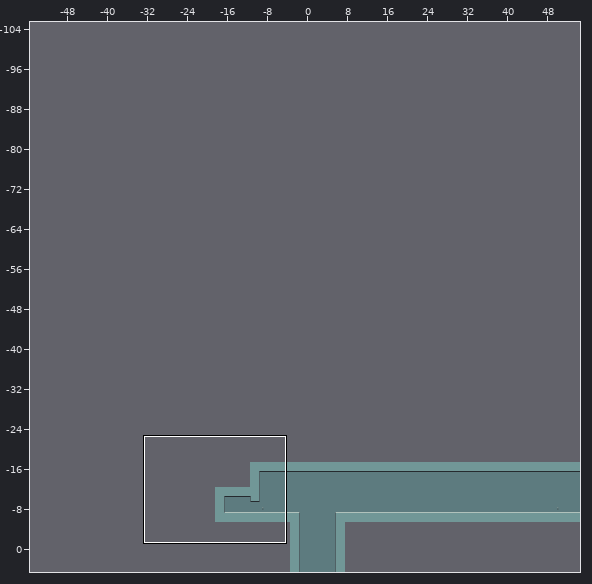
One commit to this Tiled map: Assets/Maps/TestLevel.tmx. Above, an overview of the earlier version with the close-up marked.
Close-up. First the earlier version:
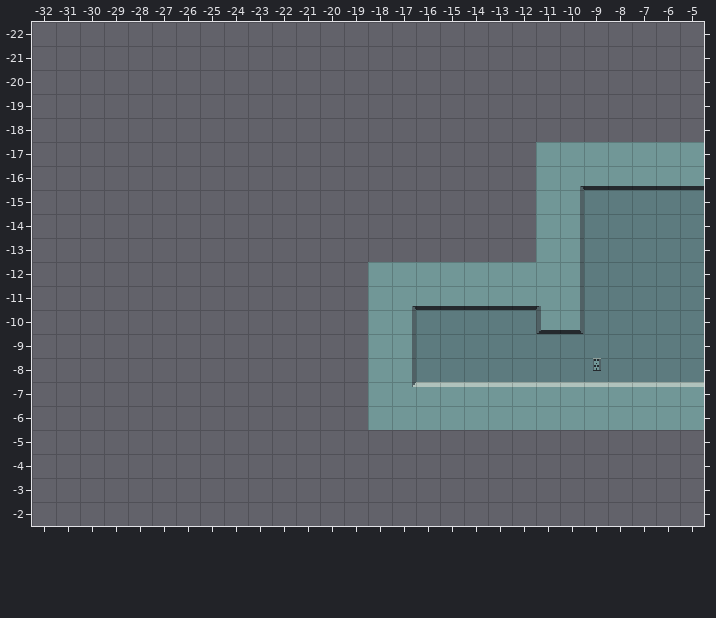
Cells are 16x16 px. Shown: x -32..-5, y -22..-2. The commit also changed other parts of the map, which this record leaves out.
Once edited:
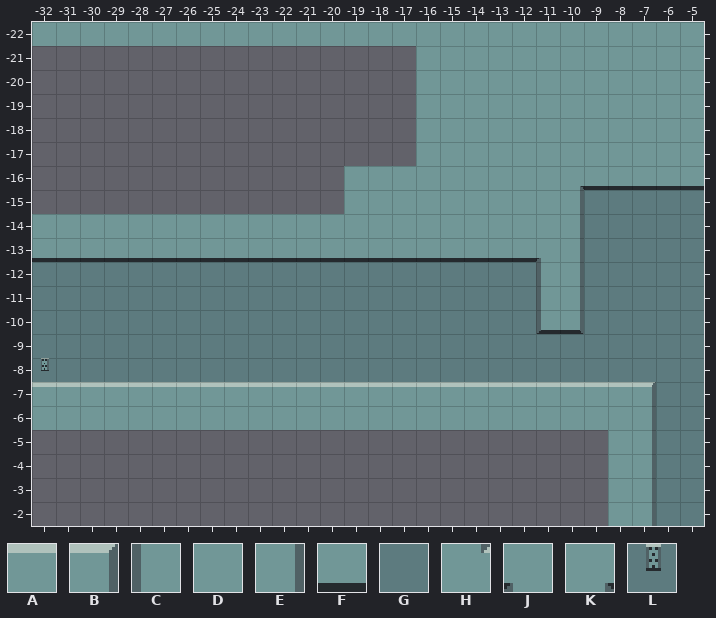
Key: from "LaboratoryTileset": A 3, B 4, C 8, D 9, E 10, F 14, G 21, H 33, J 34, K 35, L 36.
_ is an empty cell.
Tiles replaced or removed in this view: A, D, E, F, H, J, K, L.
The exact change:
Changed rows in their new state; . is an unchanged cell.
Layer "terrain":
first column x -32:
-22 DDDDDDDDDDDDDDDDDDDDDDDDDDDD
-21 ................DDDDDDDDDDDD
-20 ................DDDDDDDDDDDD
-19 ................DDDDDDDDDDDD
-18 ................DDDDDDDDDDDD
-17 ................DDDDD.......
-16 .............DDDDDDDD.......
-15 .............DDDDDDDD.......
-14 DDDDDDDDDDDDDDDDDDDDD.......
-13 FFFFFFFFFFFFFFFFFFFFFJ......
-12 GGGGGGGGGGGGGGGGGGGGGC......
-11 GGGGGGGGGGGGGGGGGGGGGC......
-10 GGGGGGGGGGGGGGGG............
 -9 GGGGGGGGGGGGGGGG............
 -8 LGGGGGGGGGGGGGGG.......G....
 -7 AAAAAAAAAAAAAAAA.........BGG
 -6 DDDDDDDDDDDDDD...........EGG
 -5 ........................DEGG
 -4 ........................DEGG
 -3 ........................DEGG
 -2 ........................DEGG
Pixel boxes of the changes (left, top, right, bottom) in both close-ups:
changed: (32, 22, 704, 526)
